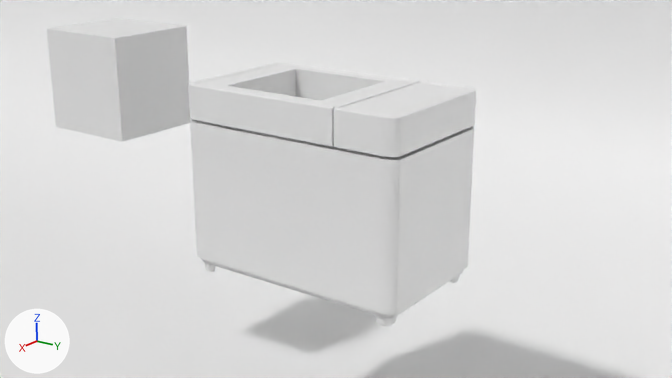
The Blender file container.blend as it was, and as the next commit left it.
Both versions are drawn from the file's camera 'Camera'. Lighting does not change. The marker at lower left points along +X, +Y and +Z. The older version comes first.

Objects in the first picture: 'Cube', 'Cube.002', 'container_base', 'container_base.002', 'container_leg_base' and 1 more.
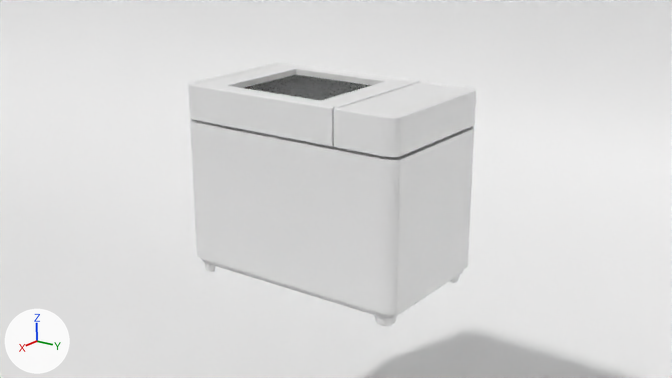
Where the newer file only moved an object's origin or applied its transform, the numbers keep the older frame.

Boxes (x1, y1, x2, y2) around the edits, measured in the pictures (672 x 378 px):
'Cube.002', recoloured, moved, rescaled: before (47, 19, 191, 142); after (244, 75, 372, 101)

Diff of the bpy script that builds the scene:
```diff
--- a/container.blend.py
+++ b/container.blend.py
@@ mat_clear_glass @@
+mat_clear_glass = bpy.data.materials.new('clear glass')
+# nodes: BsdfPrincipled, BsdfTransparent, Fresnel, MixShader, OutputMaterial, ValToRGB
+# colours: white #ffffff, grey #727272
@@ me_cube_010 @@
 me_cube_010.from_pydata(...)  # 8 vertices, 6 faces; spans x -1.0..1.0, y -1.0..1.0, z -1.0..1.0
+me_cube_010.materials.append(mat_clear_glass)
@@ ob_cube_002 @@
 ob_cube_002 = bpy.data.objects.new('Cube.002', me_cube_010)
-ob_cube_002.location = (0.0, -0.402, 0.398)
-ob_cube_002.scale = (0.0718, 0.0762, 0.0762)
+ob_cube_002.location = (0.0, -0.037, 0.419)
+ob_cube_002.scale = (0.0718, 0.0762, 0.00417)
```
